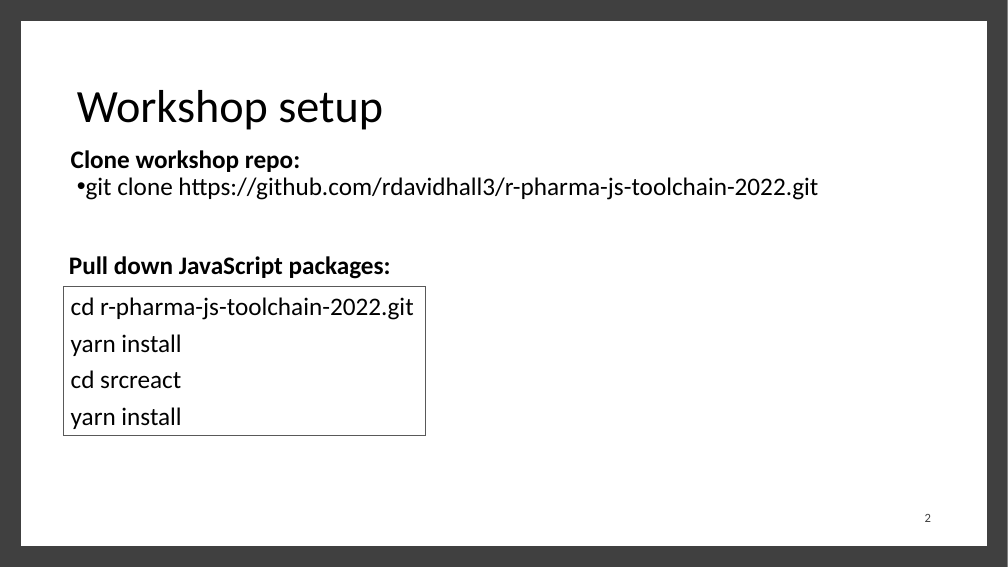
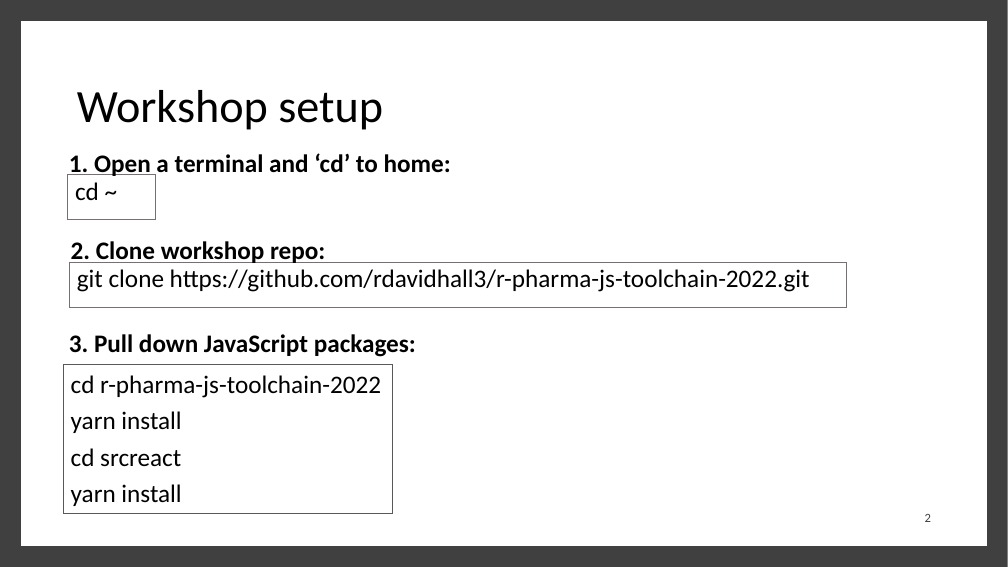
Before and after one commit to rdavidhall3/r-pharma-js-toolchain-2022, a slide deck: slide 2 of workshop/RPharma_2022_Hall_v2.pptx. Drawn at 1008x567 pixels with LibreOffice and Linux fonts; fonts in the diff are those of the drawing. Boxes give left, top, right and bottom in pixels: in the first picture for what was removed or moved away, otherwise in the second. Text is boxed around its words. In the diff, an @@ line names an element or a change of style, - is before the commit and + after.

Commit message:
Tweaked workshop material

```diff
--- a/workshop/RPharma_2022_Hall_v2.pptx
+++ b/workshop/RPharma_2022_Hall_v2.pptx
@@ rectangle added at bbox=[67, 175, 155, 220], outline #767171 0.75 pt, 24 pt, text #000000 @@
+cd ~
@@ text added at bbox=[69, 153, 451, 176], 24 pt, text #000000, bold @@
+1. Open a terminal and ‘cd’ to home:
@@ rectangle "git clone https://github.com/rdavidhall3/r-pharma-js-toolcha ...": place and size @@
-rectangle "git clone https://github.com/rdavidhall3/r-pharma-js-toolcha ..." at bbox=[86, 177, 818, 200]
+rectangle "git clone https://github.com/rdavidhall3/r-pharma-js-toolcha ..." at bbox=[70, 262, 847, 308]
@@ rectangle "git clone https://github.com/rdavidhall3/r-pharma-js-toolcha ..." at bbox=[70, 262, 847, 308]: bullet • to none; outline none to #767171 0.75 pt @@
@@ text at bbox=[71, 241, 325, 263]: text changed @@
-Clone workshop repo:
+2. Clone workshop repo:
@@ text at bbox=[69, 334, 416, 357]: text changed @@
-Pull down JavaScript packages:
+3. Pull down JavaScript packages:
@@ rectangle "cd r-pharma-js-toolchain-2022": place and size @@
-rectangle "cd r-pharma-js-toolchain-2022" at bbox=[64, 287, 426, 436]
+rectangle "cd r-pharma-js-toolchain-2022" at bbox=[64, 364, 393, 513]
@@ text in rectangle at bbox=[71, 375, 381, 398]: text changed @@
-cd r-pharma-js-toolchain-2022.git
+cd r-pharma-js-toolchain-2022
```
Also in this commit, not shown: 9 other slides changed, 1 slide added, 2 other files.
